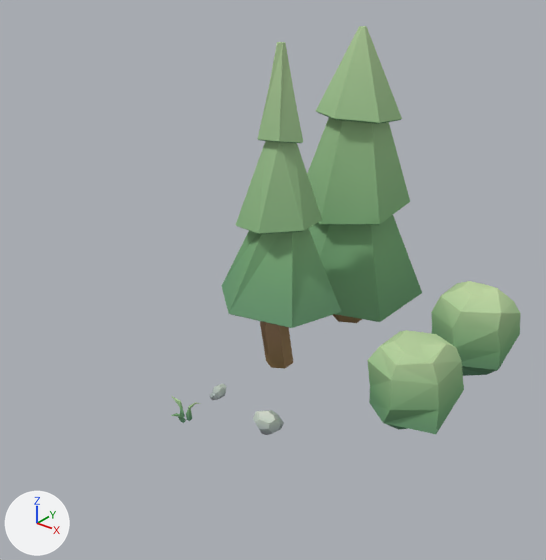
The Blender file Blends/NatureAssets.blend, before and after one commit.
The view is the same before and after, from a 50 mm camera at (11.29, -11.9, 11.22) aimed at (1.56, 0.26, 3.68). The lights are fixed; the arrows at lower left show +X, +Y and +Z.

In view in the first picture: 'Bush_1', 'Bush_2', 'Grass', 'Pine_1', 'Pine_2'.
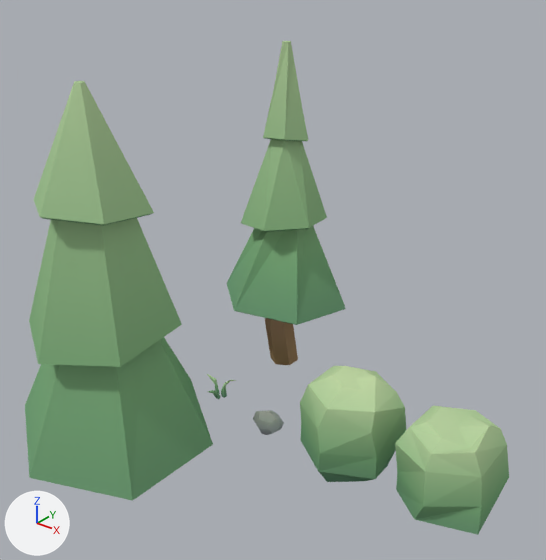
Where the newer file only moved an object's origin or applied its transform, the numbers keep the older frame.

Boxes (x1, y1, x2, y2) around the edits, measured in the pictures (546 x 560 px):
```json
{"object": "Pine_1", "change": "moved", "before": [307, 26, 422, 323], "after": [25, 81, 213, 501]}
{"object": "Pine_2", "change": "moved", "before": [222, 42, 341, 369], "after": [227, 41, 346, 365]}
{"object": "Bush_1", "change": "moved", "before": [367, 330, 464, 434], "after": [395, 406, 509, 535]}
{"object": "Bush_2", "change": "moved", "before": [431, 281, 521, 376], "after": [300, 366, 406, 482]}
{"object": "Grass", "change": "moved", "before": [171, 396, 200, 423], "after": [207, 374, 236, 400]}
```

Scene script edits in JSON lines:
```json
{"op": "set", "path": "ob_pine_1.location", "old": "(0.0, 6.04, 0.0)", "new": "(0.0, -3.32, 0.0)"}
{"op": "set", "path": "ob_pine_2.location", "old": "(0.0, 2.52, 0.0)", "new": "(0.0, 2.73, 0.0)"}
{"op": "set", "path": "ob_grass.location", "old": "(0.0, -1.28, 0.0)", "new": "(0.0, 0.0, 0.0)"}
{"op": "set", "path": "ob_bush_1.location", "old": "(4.32, 2.32, 0.0)", "new": "(6.47, 0.0, 0.0)"}
{"op": "set", "path": "ob_bush_2.location", "old": "(4.25, 5.75, 0.0)", "new": "(4.02, 0.0, 0.0)"}
```
